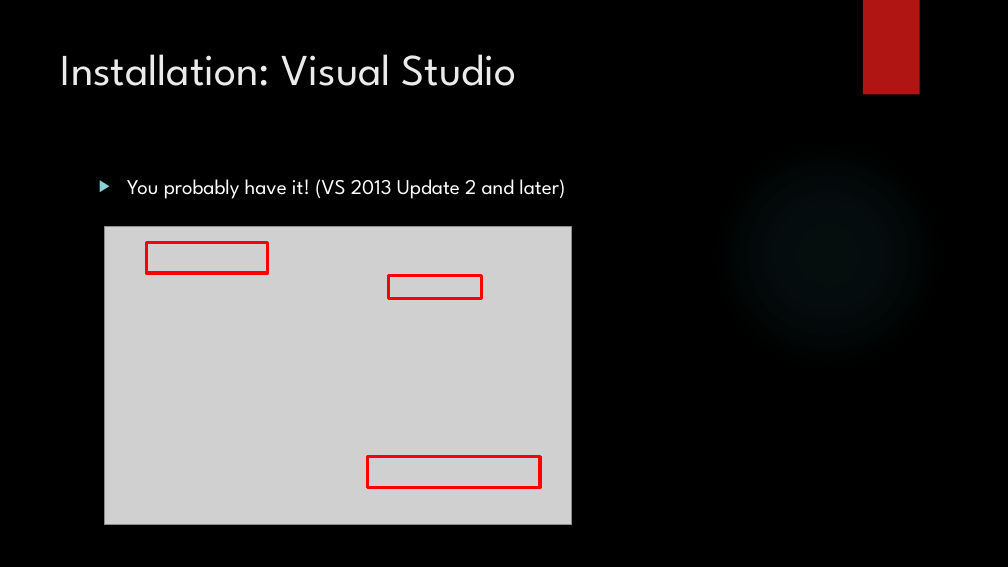
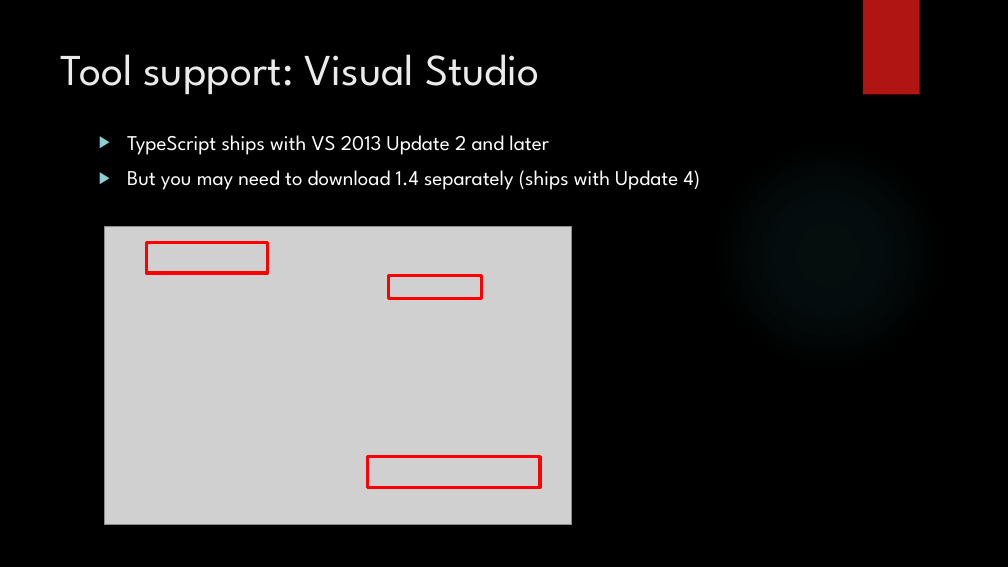
Before and after one commit to bouvet-openlab/typescript-angular-workshop, a slide deck: slide 7 of TypeScript.pptx (slide 5 before the commit). Drawn at 1008x567 pixels with LibreOffice and Linux fonts; fonts in the diff are those of the drawing; grey boxes stand for pictures; background and template pictures are left out. Boxes give left, top, right and bottom in pixels: in the first picture for what was removed or moved away, otherwise in the second. Text is boxed around its words. In the diff, an @@ line names an element or a change of style, - is before the commit and + after.

```diff
--- a/TypeScript.pptx
+++ b/TypeScript.pptx
@@ title at box(61, 54, 540, 94): text changed @@
-Installation: Visual Studio
+Tool support: Visual Studio
@@ text at box(127, 135, 701, 190): text changed @@
-▶ You probably have it! (VS 2013 Update 2 and later)
+▶ TypeScript ships with VS 2013 Update 2 and later
+▶ But you may need to download 1.4 separately (ships with Update 4)
```
Also in this commit, not shown: 5 other slides changed, 11 slides added, 17 slides removed, 24 other files.
